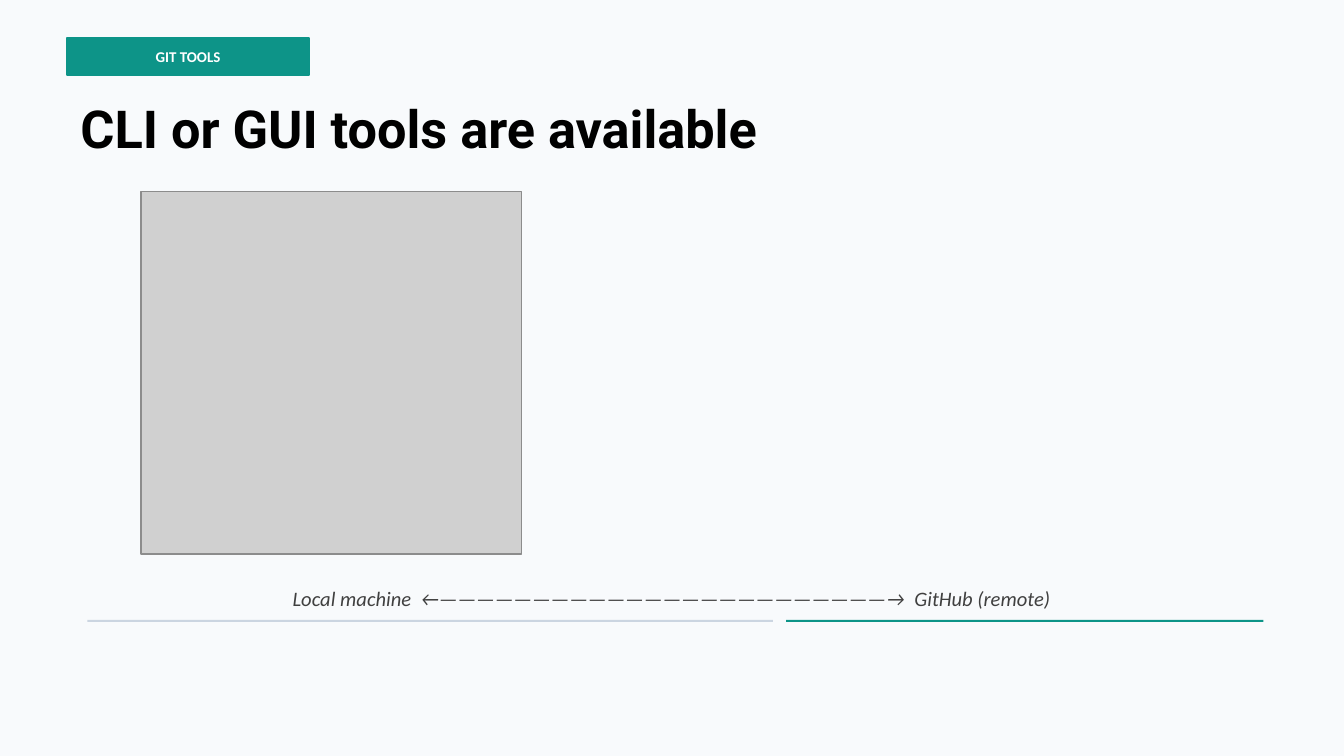
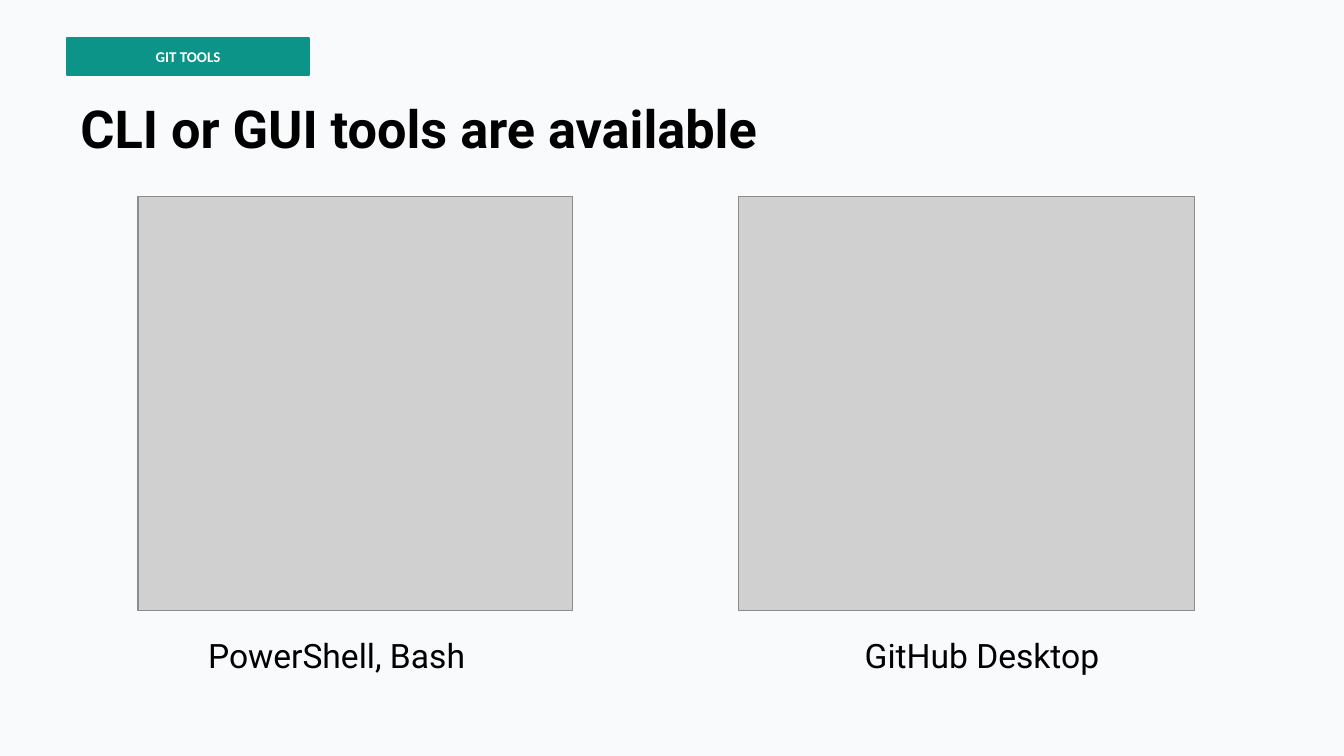
Before and after one commit to illinoisdmi/git-and-github-resources, a slide deck: slide 9 of presentations/GitHub_Introduction_I-AIR SEO.pptx. Drawn at 1344x756 pixels with LibreOffice and Linux fonts; fonts in the diff are those of the drawing; grey boxes stand for pictures. Boxes give left, top, right and bottom in pixels: in the first picture for what was removed or moved away, otherwise in the second. Text is boxed around its words. In the diff, an @@ line names an element or a change of style, - is before the commit and + after.

Commit message:
Added a slide showing various Git tools for desktop

```diff
--- a/presentations/GitHub_Introduction_I-AIR SEO.pptx
+++ b/presentations/GitHub_Introduction_I-AIR SEO.pptx
@@ picture: place and size @@
-picture at [141,192,521,555]
+picture at [138,196,573,610]
@@ picture added at [739,196,1195,610] @@
@@ text removed at [293,591,1050,609] @@
-Local machine ←————————————————————————→ GitHub (remote)
@@ line removed from (87, 621) to (773, 621) @@
@@ line removed from (786, 621) to (1263, 621) @@
@@ text added at [208,642,465,673], 18 pt, text #000000 @@
+PowerShell, Bash
@@ text added at [865,642,1099,675], 18 pt, text #000000 @@
+GitHub Desktop
```
